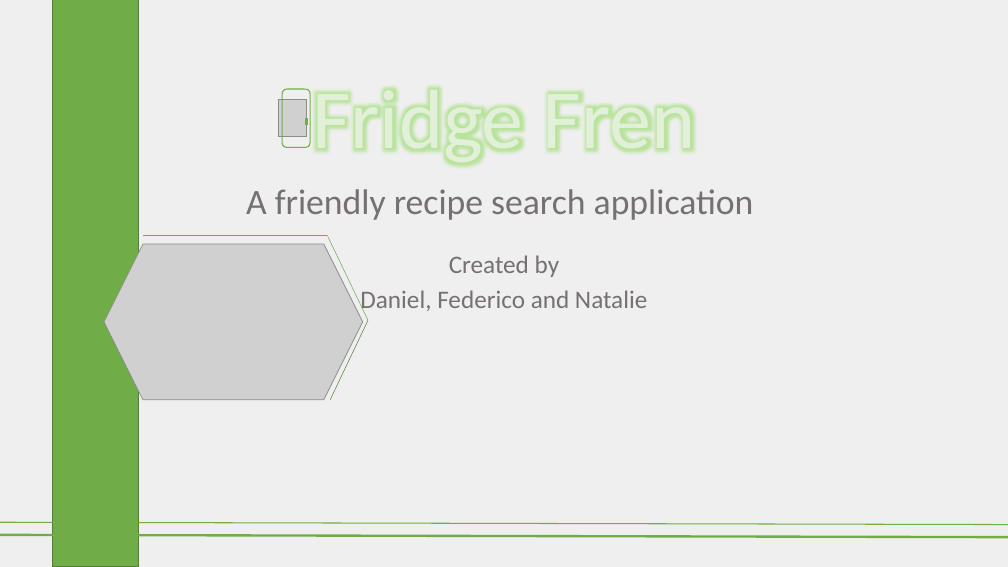
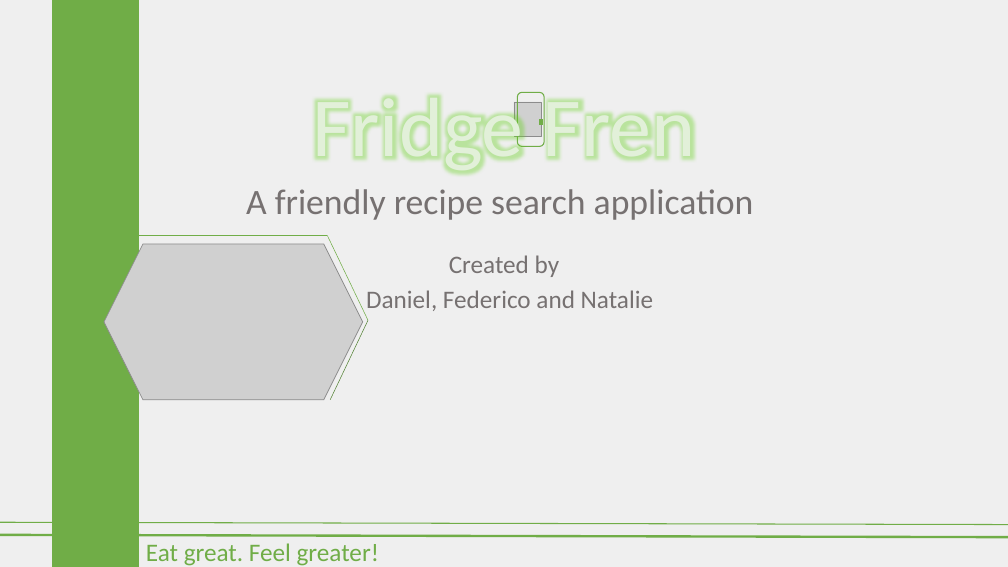
Before and after one commit to stanno03/Fridge-Fren, a slide deck: slide 1 of Fridge Fren.pptx. Drawn at 1008x567 pixels with LibreOffice and Linux fonts; fonts in the diff are those of the drawing; grey boxes stand for pictures. Boxes give left, top, right and bottom in pixels: in the first picture for what was removed or moved away, otherwise in the second. Text is boxed around its words. In the diff, an @@ line names an element or a change of style, - is before the commit and + after.

```diff
--- a/Fridge Fren.pptx
+++ b/Fridge Fren.pptx
@@ rectangle at [53, 0, 139, 567]: outline #538035 1 pt to #70AD47 1 pt @@
@@ title added at [312, 92, 696, 174], 80 pt, text #E2F0D9 @@
+Fridge Fren
@@ picture: place and size @@
-picture at [278, 100, 307, 137]
+picture at [514, 102, 541, 137]
@@ rounded rectangle: place and size @@
-rounded rectangle at [282, 89, 310, 147]
+rounded rectangle at [517, 92, 544, 146]
@@ line moved from (307, 118) - (307, 125) to (541, 119) - (541, 126) @@
@@ subtitle "A friendly recipe search application" rewrapped from [246, 189, 754, 315] to [246, 189, 754, 311] @@
@@ line moved from (143, 235) - (327, 235) to (138, 235) - (327, 235) @@
@@ text added at [146, 543, 379, 566], 24 pt, text #70AD47 @@
+Eat great. Feel greater!
```
Also in this commit, not shown: 10 other slides changed.
